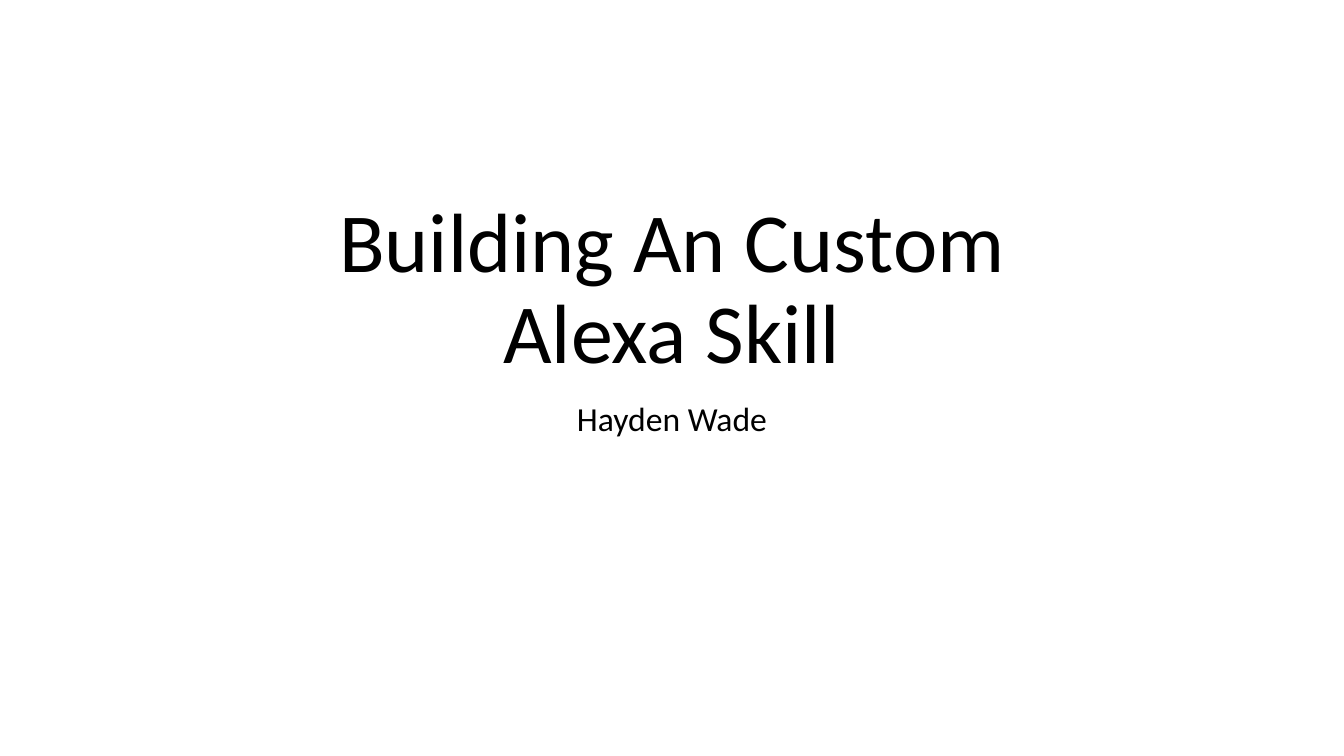
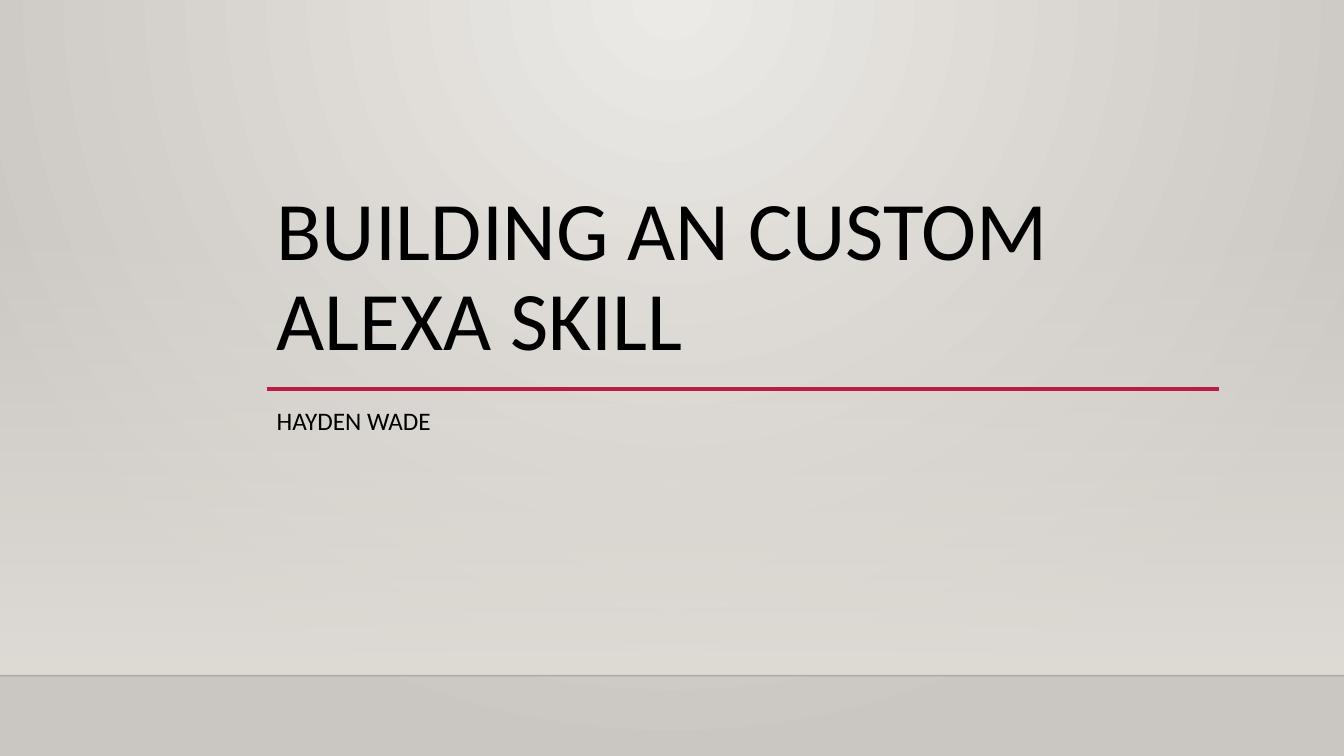
Before and after one commit to haydenwade/speaking-st-cloud-alexa-nodejs-public-apis, a slide deck: slide 1 of Building An Custom.pptx. Drawn at 1344x756 pixels with LibreOffice and Linux fonts; fonts in the diff are those of the drawing; background and template pictures are left out. Boxes give left, top, right and bottom in pixels: in the first picture for what was removed or moved away, otherwise in the second. Text is boxed around its words. In the diff, an @@ line names an element or a change of style, - is before the commit and + after.

```diff
--- a/Building An Custom.pptx
+++ b/Building An Custom.pptx
@@ background #FFFFFF to gradient #ECEAE7 to #CAC7C1 @@
@@ title at (x1=277, y1=206, x2=1048, y2=351): text changed; size 60 to 59.4 pt @@
-Building An Custom
-Alexa Skill
+BUILDING AN CUSTOM
+ALEXA SKILL
@@ rectangle added at (x1=0, y1=223, x2=1344, y2=676), fill gradient #DFDBD5 @@
@@ line added from (266, 389) to (1219, 389), #B71E42 2.5 pt @@
@@ subtitle at (x1=277, y1=414, x2=431, y2=430): text changed; size 24 to 18 pt @@
-Hayden Wade
+HAYDEN WADE
@@ line added from (0, 676) to (1344, 676), #000001 1 pt @@
```
Also in this commit, not shown: 12 other slides changed, 1 slide removed.
